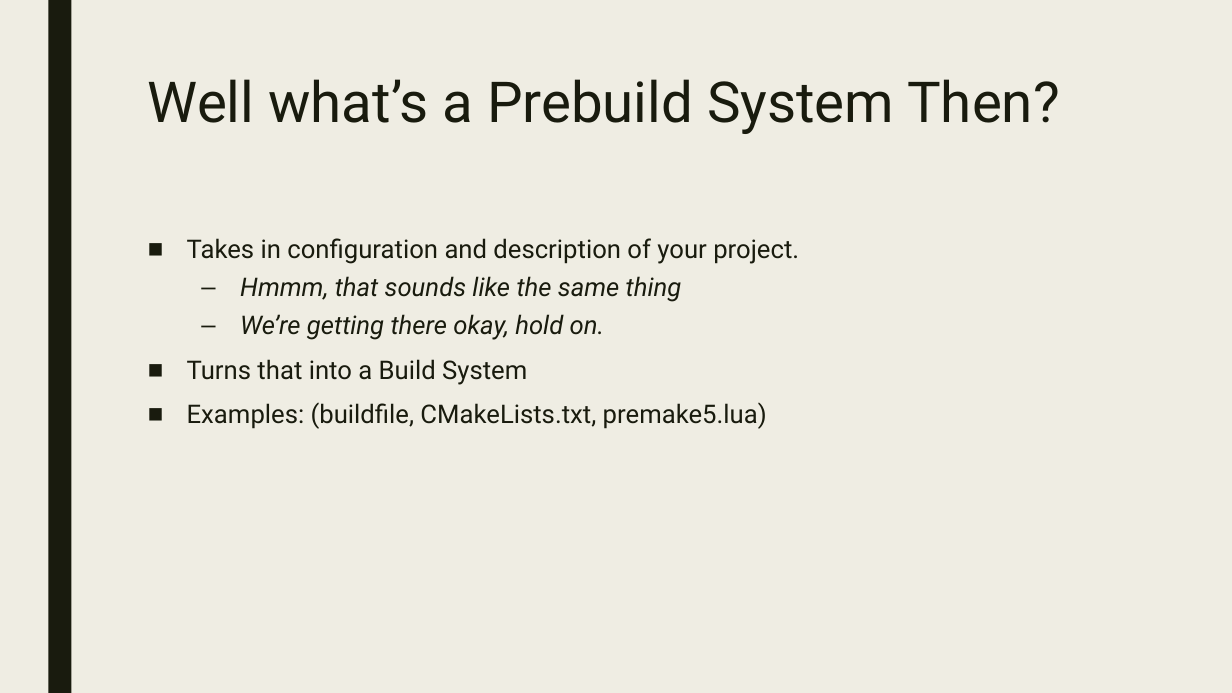
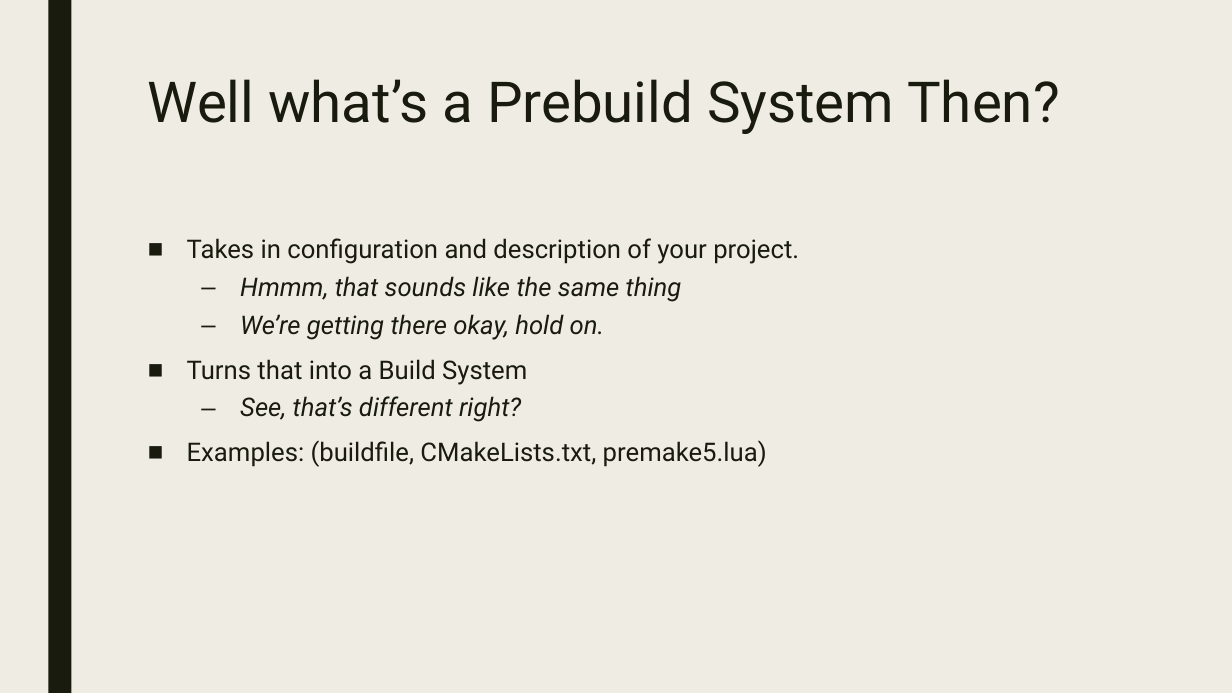
Before and after one commit to playmer/CMakePresentation, a slide deck: slide 4 of PreBuild Systems.pptx. Drawn at 1232x693 pixels with LibreOffice and Linux fonts; fonts in the diff are those of the drawing. Boxes give left, top, right and bottom in pixels: in the first picture for what was removed or moved away, otherwise in the second. Text is boxed around its words. In the diff, an @@ line names an element or a change of style, - is before the commit and + after.

```diff
--- a/PreBuild Systems.pptx
+++ b/PreBuild Systems.pptx
@@ text at box(240, 396, 521, 422): paragraph added @@
+  – See, that’s different right?
```
Also in this commit, not shown: 2 other slides changed, 3 slides added, 1 other file.
